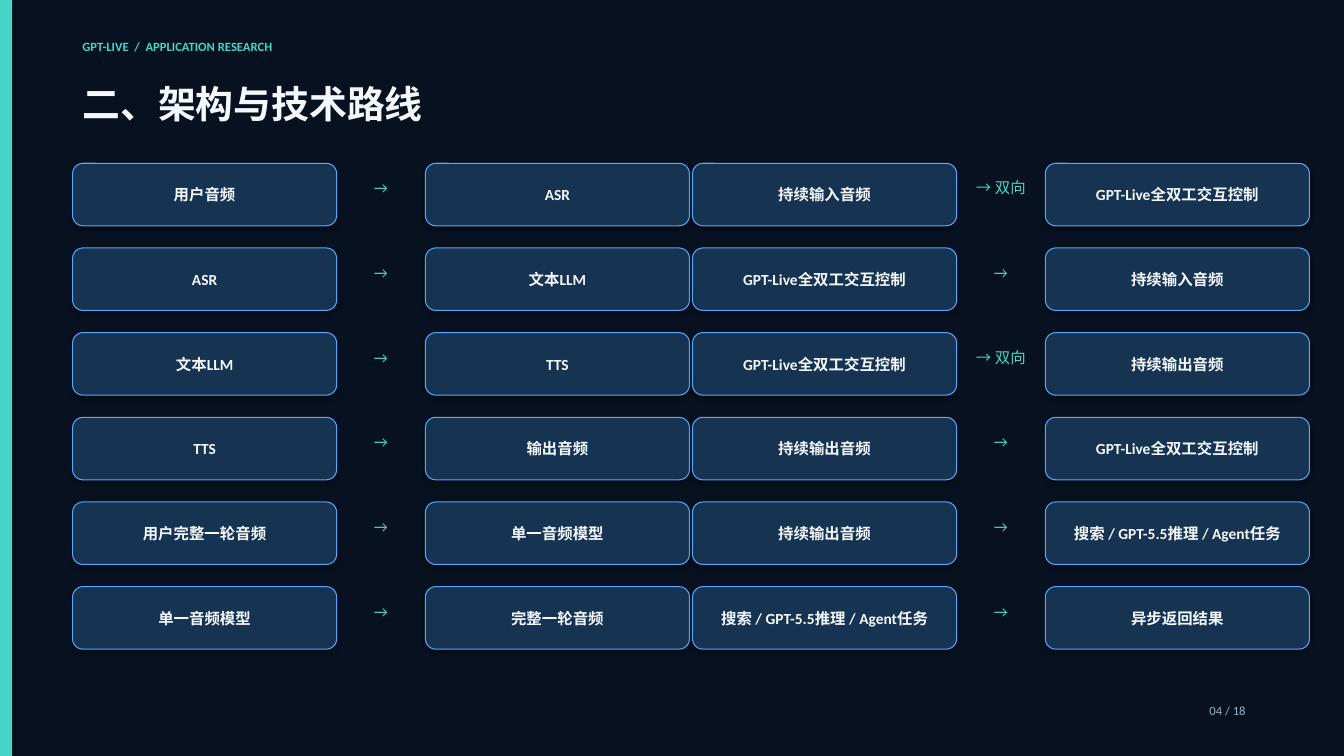
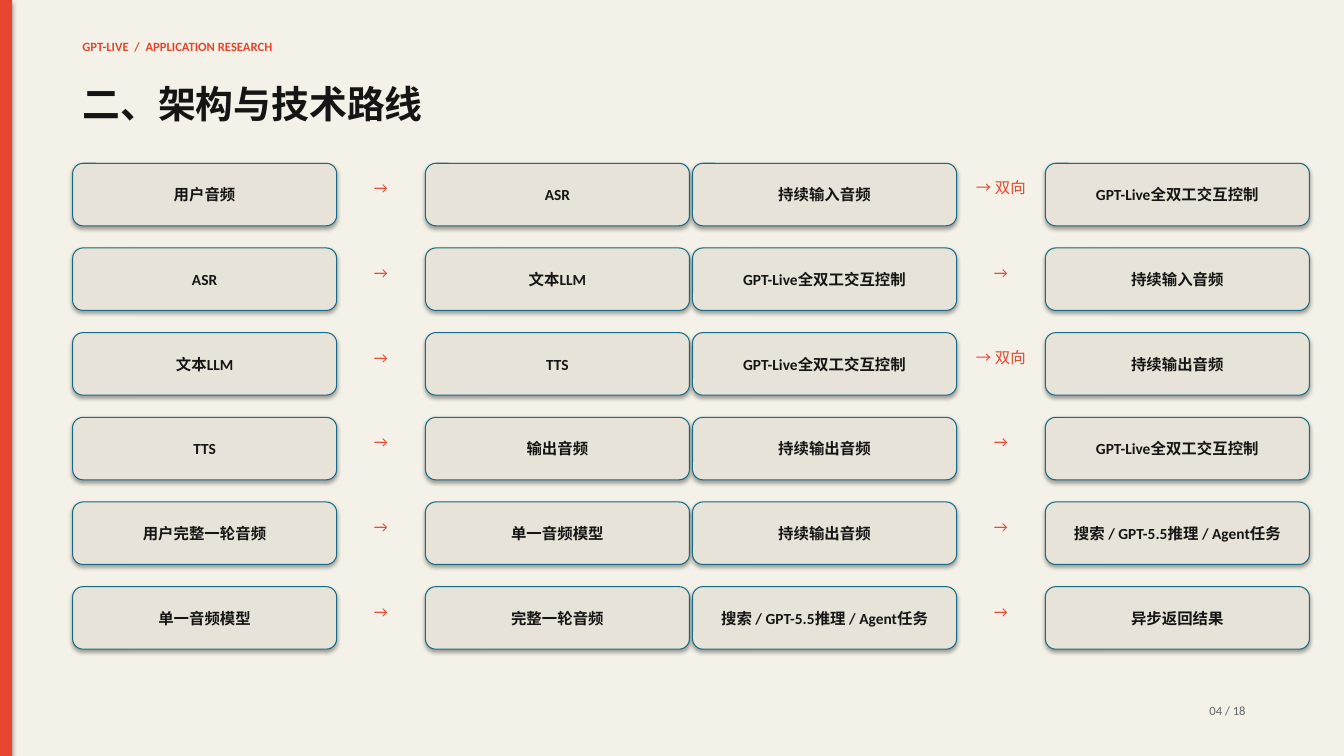
Before and after one commit to sushioo170506-ship-it/northstar, a slide deck: slide 4 of outputs/gpt-live-application-research/gpt-live-deck.pptx. Drawn at 1344x756 pixels with LibreOffice and Linux fonts; fonts in the diff are those of the drawing. Boxes give left, top, right and bottom in pixels: in the first picture for what was removed or moved away, otherwise in the second. Text is boxed around its words. In the diff, an @@ line names an element or a change of style, - is before the commit and + after.

```diff
--- a/outputs/gpt-live-application-research/gpt-live-deck.pptx
+++ b/outputs/gpt-live-application-research/gpt-live-deck.pptx
@@ background #07111F to #F4F1E8 @@
@@ rectangle at (0, 0, 12, 756): fill #46D6C8 to #E6462E @@
@@ text "二、架构与技术路线" at (82, 85, 422, 122): text colour #F4F8FC to #151515 @@
@@ text colour #46D6C8 to #E6462E in 13 elements at (82, 42, 272, 51), (995, 180, 1026, 195), (995, 350, 1026, 365), (343, 173, 419, 208), (343, 258, 419, 292), (343, 343, 419, 377), (343, 427, 419, 462), (343, 512, 419, 546), (343, 597, 419, 631), (963, 258, 1040, 292), (963, 427, 1040, 462), (963, 512, 1040, 546), (963, 597, 1040, 631) @@
@@ text colour #F4F8FC to #151515; fill #163451 to #E8E3D8; outline #55A7FF 0.75 pt to #176B87 0.75 pt in 24 elements at (73, 163, 337, 226), (425, 163, 690, 226), (73, 248, 337, 311), (425, 248, 690, 311), (73, 333, 337, 395), (425, 333, 690, 395), (73, 417, 337, 480), (425, 417, 690, 480), (73, 502, 337, 565), (425, 502, 690, 565), (73, 587, 337, 649), (425, 587, 690, 649), (693, 163, 957, 226), (1046, 163, 1310, 226), (693, 248, 957, 311), (1046, 248, 1310, 311), (693, 333, 957, 395), (1046, 333, 1310, 395), (693, 417, 957, 480), (1046, 417, 1310, 480), (693, 502, 957, 565), (1046, 502, 1310, 565), (693, 587, 957, 649), (1046, 587, 1310, 649) @@
@@ text "04 / 18" at (1209, 706, 1246, 715): text colour #9AB2C8 to #62666A @@
```
Also in this commit, not shown: 17 other slides changed, 6 other files.
